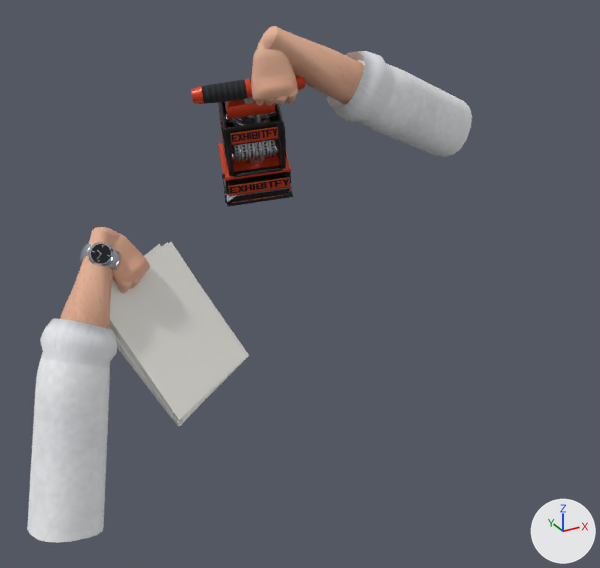
Renders of the glTF model build/exhibitfy_fpv_arms_single_mesh.glb from each side of a commit.
Both versions are drawn from a camera (50 mm lens) standing at (-0.607, -1.0, 0.31) and looking at (0.064, 0.219, -0.299). The lights are fixed; the arrows at lower right show +X, +Y and +Z. The older version comes first. Vertices at exactly the same position are counted once.

The first picture shows 'TomRexington_FPV'.
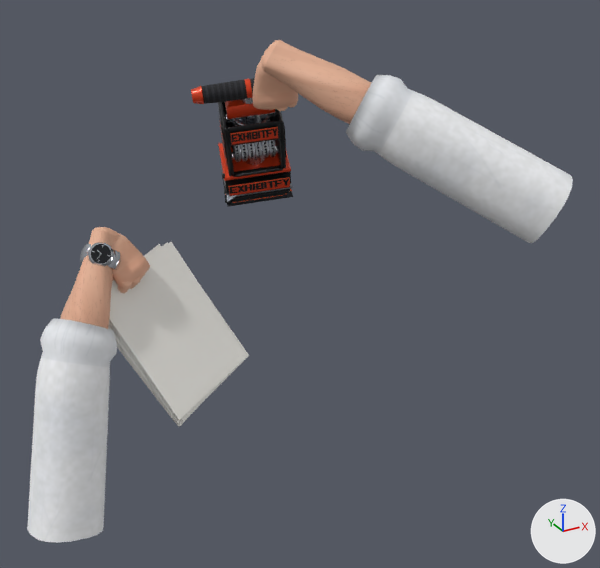
The change, as JSON lines over the scene's bpy script:
```json
{"block": "me_tomrexington_fpv_mesh", "where": "# used by ob_tomrexington_fpv; location = (0.0, 0.0, 0.0)"}
{"op": "remove", "block": "me_tomrexington_fpv_mesh", "code": "me_tomrexington_fpv_mesh.from_pydata(...)  # 6116 vertices, 11998 faces; spans x -0.461..0.572, y 0.201..0.524, z -0.722..0.142"}
{"op": "add", "block": "me_tomrexington_fpv_mesh", "code": "me_tomrexington_fpv_mesh.from_pydata(...)  # 6116 vertices, 11998 faces; spans x -0.461..0.469, y -0.069..0.524, z -0.722..0.123"}
{"block": "me_tomrexington_fpv_mesh", "change": "me_tomrexington_fpv_mesh part 1: the loose piece of 102 vertices spanning x 0.077..0.117, y 0.287..0.364, z 0.006..0.049 is multiplied about its middle by the matrix ((0.982, -0.097, -0.16), (0.01, 0.882, -0.471), (0.187, 0.461, 0.868)), then moved by (0.003, 0.007, -0.002)"}
{"block": "me_tomrexington_fpv_mesh", "change": "me_tomrexington_fpv_mesh part 2: the loose piece of 102 vertices spanning x 0.059..0.101, y 0.292..0.37, z 0.004..0.056 is multiplied about its middle by the matrix ((0.982, -0.097, -0.16), (0.01, 0.882, -0.471), (0.187, 0.461, 0.868)), then moved by (0.002, 0.005, -0.003)"}
{"block": "me_tomrexington_fpv_mesh", "change": "me_tomrexington_fpv_mesh part 3: the loose piece of 102 vertices spanning x 0.044..0.084, y 0.3..0.374, z 0.004..0.049 is multiplied about its middle by the matrix ((0.982, -0.097, -0.16), (0.01, 0.882, -0.471), (0.187, 0.461, 0.868)), then moved by (0.003, 0.006, -0.003)"}
{"block": "me_tomrexington_fpv_mesh", "change": "me_tomrexington_fpv_mesh part 4: 1050 of 6116 vertices moved; they spanned x 0.027..0.572, y 0.256..0.482, z -0.164..0.142 and now span x 0.027..0.469, y -0.069..0.341, z -0.203..0.123; mean shift (-0.046, -0.145, -0.021); largest move (0.57, 0.406, -0.049) -> (0.424, -0.057, -0.094)"}
{"block": "me_tomrexington_fpv_mesh", "change": "me_tomrexington_fpv_mesh part 5: 173 kept faces spanning x 0.034..0.318, y 0.054..0.378, z -0.102..0.091 get new texture (UV) coordinates"}
{"block": "me_tomrexington_fpv_mesh", "change": "other edits to the shape of me_tomrexington_fpv_mesh do not show in these pictures"}
```

Changed parts and their boxes (x1, y1, x2, y2) in the pictures (600 x 568 px; the box of a moved part takes in the faces that stretch with it):
```json
{"object": "TomRexington_FPV", "change": "reshaped", "before": [27, 26, 472, 543], "after": [27, 40, 573, 543], "on screen": "23% wider"}
{"part": 1, "of": "me_tomrexington_fpv_mesh", "change": "moved or reshaped", "before": [286, 89, 297, 104], "after": [288, 99, 298, 108], "on screen": "mostly hidden afterwards"}
{"part": 2, "of": "me_tomrexington_fpv_mesh", "change": "moved or reshaped", "before": [276, 96, 287, 105], "after": [277, 107, 288, 111]}
{"part": 3, "of": "me_tomrexington_fpv_mesh", "change": "moved or reshaped", "before": [264, 99, 274, 106], "on screen": "not visible afterwards"}
{"part": 4, "of": "me_tomrexington_fpv_mesh", "change": "moved or reshaped", "before": [251, 26, 472, 157], "after": [253, 40, 573, 243]}
{"part": 5, "of": "me_tomrexington_fpv_mesh", "change": "surface changed", "before": [277, 75, 425, 137], "after": [285, 99, 460, 181]}
```
